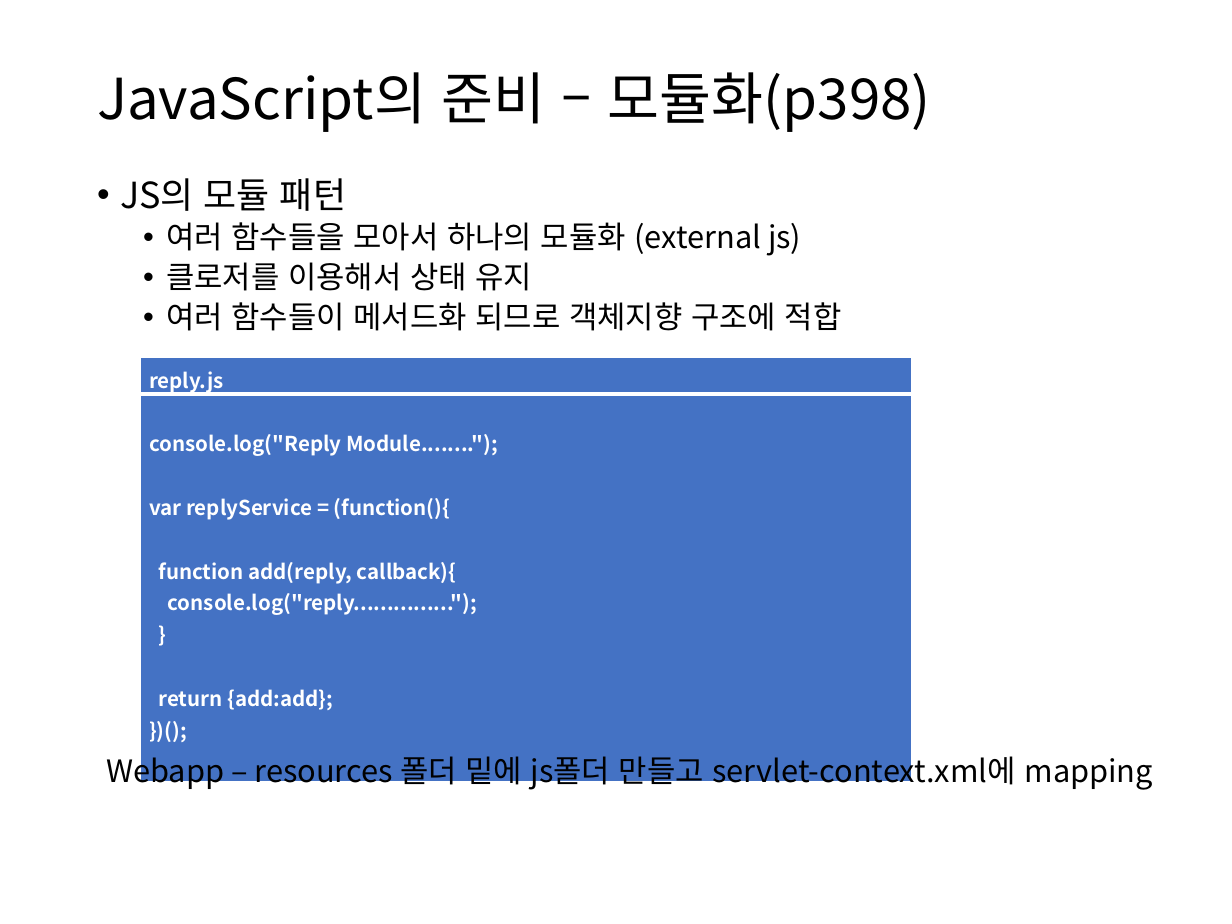
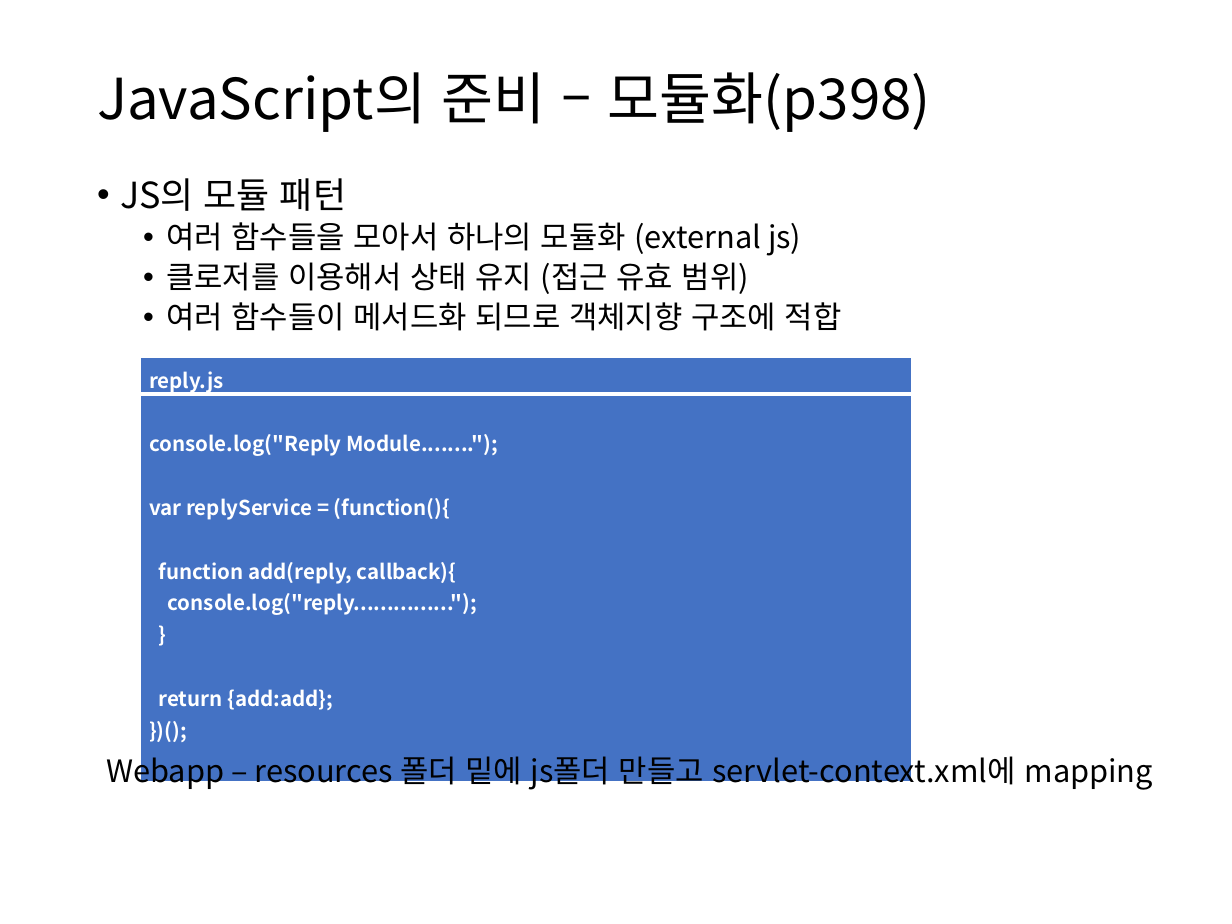
Before and after one commit to itrecipe/Web_Study_ez, a slide deck: slide 43 of spring - 학습자료/PART4.pptx. Drawn at 1232x924 pixels with LibreOffice and Linux fonts; fonts in the diff are those of the drawing. Boxes give left, top, right and bottom in pixels: in the first picture for what was removed or moved away, otherwise in the second. Text is boxed around its words. In the diff, an @@ line names an element or a change of style, - is before the commit and + after.

```diff
--- a/spring - 학습자료/PART4.pptx
+++ b/spring - 학습자료/PART4.pptx
@@ text at (166,262,749,294): text changed @@
-  • 클로저를 이용해서 상태 유지
+  • 클로저를 이용해서 상태 유지 (접근 유효 범위)
```
Also in this commit, not shown: 2 other slides changed, 1 other file.
